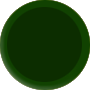
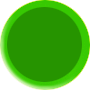
Layered file, before and after one edit (90 × 90). Changes by layer:
pixels changed over <box>0,0,90,90</box> (layer not identified)
